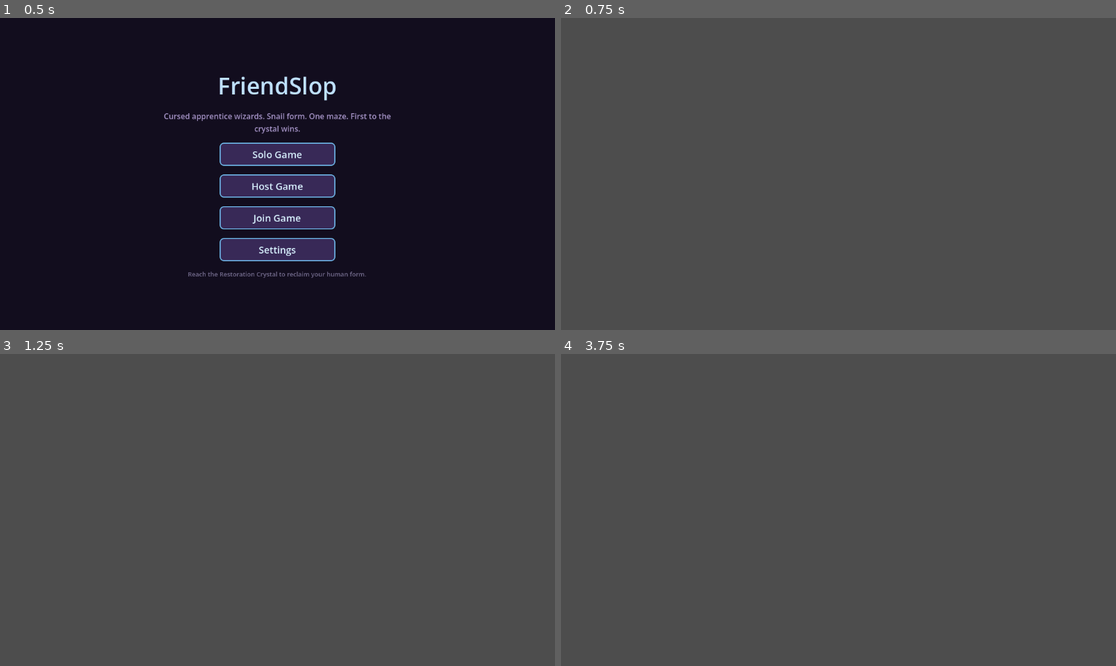
Above: before the commit, frames 1-4 (two rows, left to right).
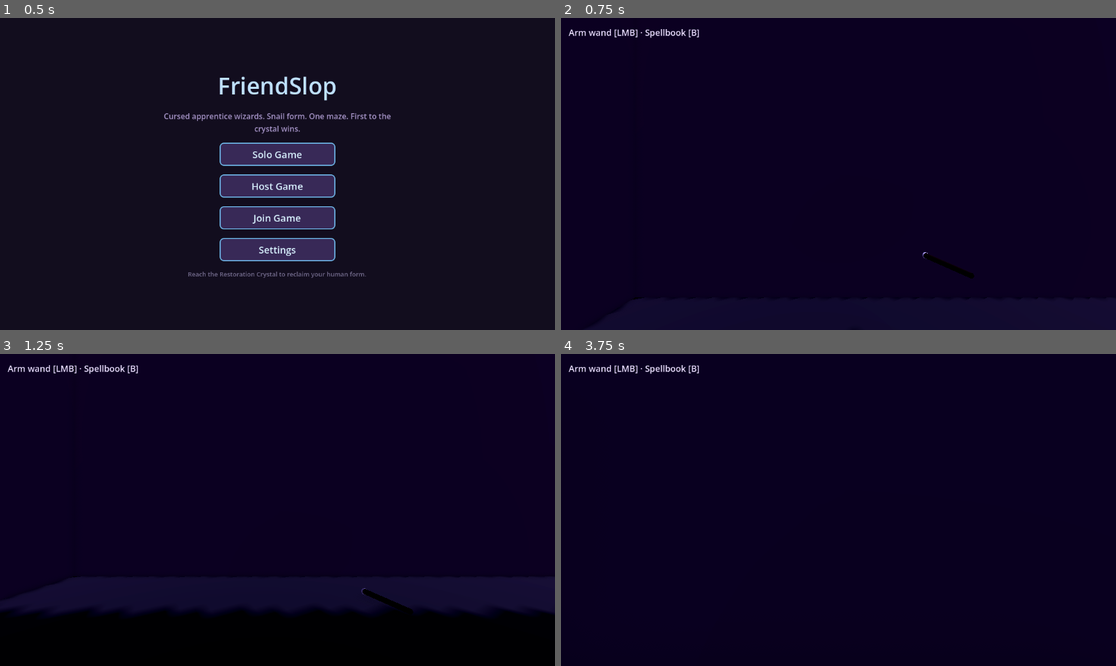
Above: after the commit, the same moments.

Repository: iamemilio/friend-slop
Game: Godot game, scene res://scenes/menu.tscn
The game is run twice, just before and just after one commit, with the same random seed, the same clock (stepped at 60 frames per second) and the same inputs.
Inputs (mouse positions are in pixels of both pictures, inside the frame that each line leads up to):
- Up to frame 1 (0.5 s): no input
- Up to frame 2 (0.75 s): click "Solo Game" at 0.5 s
- Up to frame 3 (1.25 s): no input
- Up to frame 4 (3.75 s): tap Enter at 1.25, 2.75 s; move the mouse to (866, 510) at 1.27 s; hold F (interact) 1.28-2.03 s; hold W (move_forward) from 1.28 s (still down); click (866, 510) at 1.42 s; tap Space (jump) at 1.52, 2, 2.27, 3.5 s; move the mouse to (810, 510) at 2.02 s; tap Alt (radio_push) at 2.1 s; move the mouse to (849, 503) at 2.77 s; hold B (spellbook) 2.78-3.53 s; move the mouse to (832, 516) at 3.52 s; tap Shift (sprint) at 3.6 s; click (832, 516) at 3.67 s

Frame 1 is identical in both runs. In frame 2, 100% of the frame differs, in the area x 0-100%, y 0-100%; in frame 3, 100%; in frame 4, 100%.
Error before the commit: Invalid assignment of property or key 'shape' with value of type 'CapsuleShape3D' on a base object of type 'null instance'. (res://scripts/characters/playable_…

Commit message:
Fix character scene instancing so base nodes merge correctly.
Co-authored-by: Cursor <cursoragent@cursor.com>

Diff:
--- a/scenes/characters/apprentice.tscn
+++ b/scenes/characters/apprentice.tscn
@@ -1,15 +1,16 @@
-[gd_scene load_steps=4 format=3 uid="uid://bapprentice1" inherit="res://scenes/characters/playable_character.tscn"]
+[gd_scene load_steps=5 format=3 uid="uid://bapprentice1"]
 
-[ext_resource type="Script" path="res://scripts/characters/apprentice.gd" id="1_apprentice"]
-[ext_resource type="Script" path="res://scripts/position_trail_recorder.gd" id="2_trail"]
-[ext_resource type="Script" path="res://scripts/player/player_wand.gd" id="3_wand"]
+[ext_resource type="PackedScene" uid="uid://bplayable001" path="res://scenes/characters/playable_character.tscn" id="1_base"]
+[ext_resource type="Script" path="res://scripts/characters/apprentice.gd" id="2_apprentice"]
+[ext_resource type="Script" path="res://scripts/position_trail_recorder.gd" id="3_trail"]
+[ext_resource type="Script" path="res://scripts/player/player_wand.gd" id="4_wand"]
 
-[node name="PlayableCharacter" type="CharacterBody3D"]
-script = ExtResource("1_apprentice")
+[node name="PlayableCharacter" instance=ExtResource("1_base")]
+script = ExtResource("2_apprentice")
 
 [node name="Wand" type="Node3D" parent="Head/CameraPivot/FirstPersonCamera" index="0"]
 transform = Transform3D(1, 0, 0, 0, 0.978148, 0.207912, 0, -0.207912, 0.978148, 0.34, -0.26, -0.52)
-script = ExtResource("3_wand")
+script = ExtResource("4_wand")
 
 [node name="PositionTrailRecorder" type="Node" parent="."]
-script = ExtResource("2_trail")
+script = ExtResource("3_trail")
--- a/scenes/characters/playable_character.tscn
+++ b/scenes/characters/playable_character.tscn
@@ -68,7 +68,7 @@
 
 [node name="VoiceMember" type="Node" parent="."]
 script = ExtResource("5_voice")
-head_path = NodePath("%Head")
+head_path = NodePath("../Head")
 
 [node name="SpellBook" type="Node" parent="."]
 unique_name_in_owner = true
--- a/scenes/characters/warden.tscn
+++ b/scenes/characters/warden.tscn
@@ -1,9 +1,10 @@
-[gd_scene load_steps=2 format=3 uid="uid://bwarden001" inherit="res://scenes/characters/playable_character.tscn"]
+[gd_scene load_steps=3 format=3 uid="uid://bwarden001"]
 
-[ext_resource type="Script" path="res://scripts/characters/warden.gd" id="1_warden"]
+[ext_resource type="PackedScene" uid="uid://bplayable001" path="res://scenes/characters/playable_character.tscn" id="1_base"]
+[ext_resource type="Script" path="res://scripts/characters/warden.gd" id="2_warden"]
 
-[node name="PlayableCharacter" type="CharacterBody3D"]
-script = ExtResource("1_warden")
+[node name="PlayableCharacter" instance=ExtResource("1_base")]
+script = ExtResource("2_warden")
 
 [node name="Body" parent="." index="1"]
 transform = Transform3D(1.08, 0, 0, 0, 1.08, 0, 0, 0, 1.08, 0, 0.2, 0)
Not shown, added: .cursor/rules/run-linter.mdc
